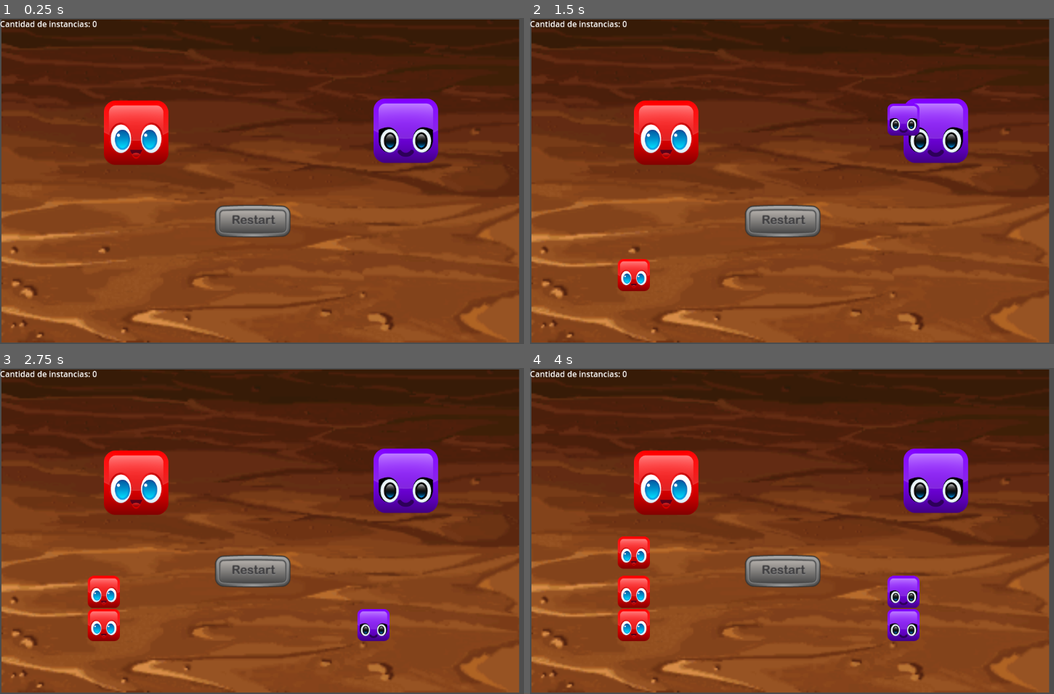
Above: before the commit, frames 1-4 (two rows, left to right).
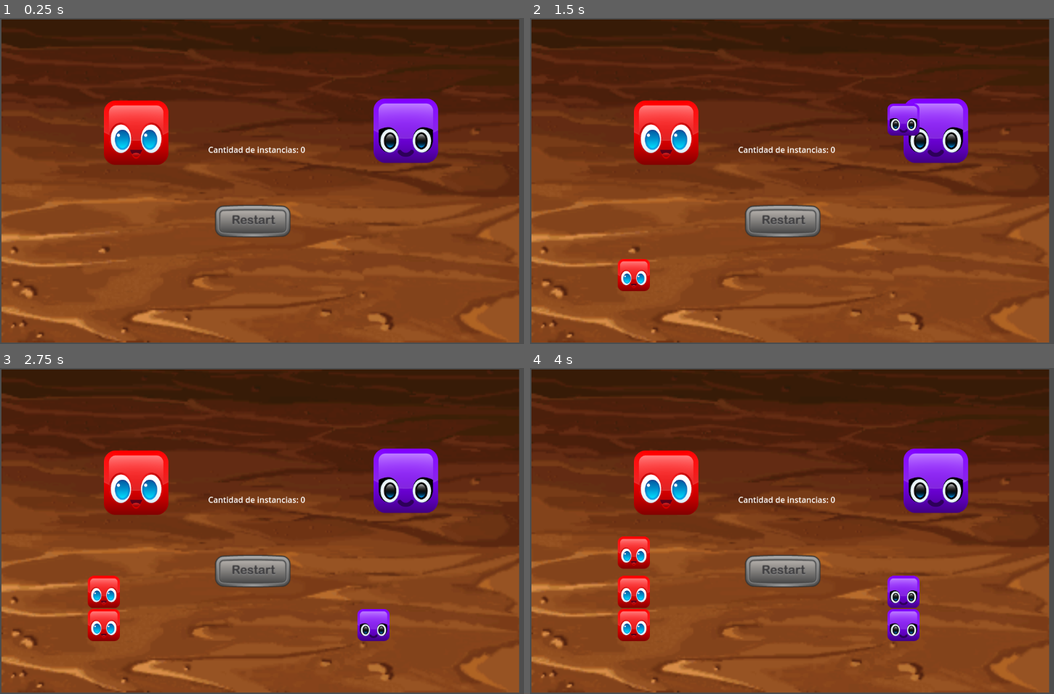
Above: after the commit, the same moments.

Repository: Agustin-GD/ejercicio_senales_AGD
Game: Godot game, scene res://scenes/Menu/Menu.tscn
Same seed, same stepped clock (60 frames per second), same inputs: the game is played once before the commit and once after it.
Inputs (mouse positions are in pixels of both pictures, inside the frame that each line leads up to):
- Up to frame 1 (0.25 s): no input
- Up to frame 2 (1.5 s): click (666, 132) at 0.5 s; click (933, 132) at 1.25 s
- Up to frame 3 (2.75 s): click (136, 482) at 2 s
- Up to frame 4 (4 s): click (933, 482) at 2.75 s; click (666, 482) at 3.5 s

The runs differ from the first frame. In frame 1, 0.4% of the frame differs, in the area x 0-59%, y 0-42%; in frame 2, 0.4%; in frame 3, 0.4%; in frame 4, 0.4%.

Commit message:
Escena menú: Aumentar contador y mostrarlo en Label

Diff:
--- a/scenes/Menu/Menu.gd
+++ b/scenes/Menu/Menu.gd
@@ -9,3 +9,7 @@
 	# Constante "INSTANCES_TEXT" más el valor de "instancesCount" como Texto
 	$CountLabel.text = INSTANCES_TEXT + str(instancesCount)
 	pass
+
+func count_new_instances():
+	instancesCount += 1
+	$CountLabel.text = "instancesCount: " + str(instancesCount)
--- a/scenes/Menu/Menu.tscn
+++ b/scenes/Menu/Menu.tscn
@@ -42,5 +42,9 @@
 shape = SubResource("1")
 
 [node name="CountLabel" type="Label" parent="."]
+offset_left = 413.0
+offset_top = 250.0
+offset_right = 593.0
+offset_bottom = 273.0
 text = "Cantidad de Instancias:
 "
